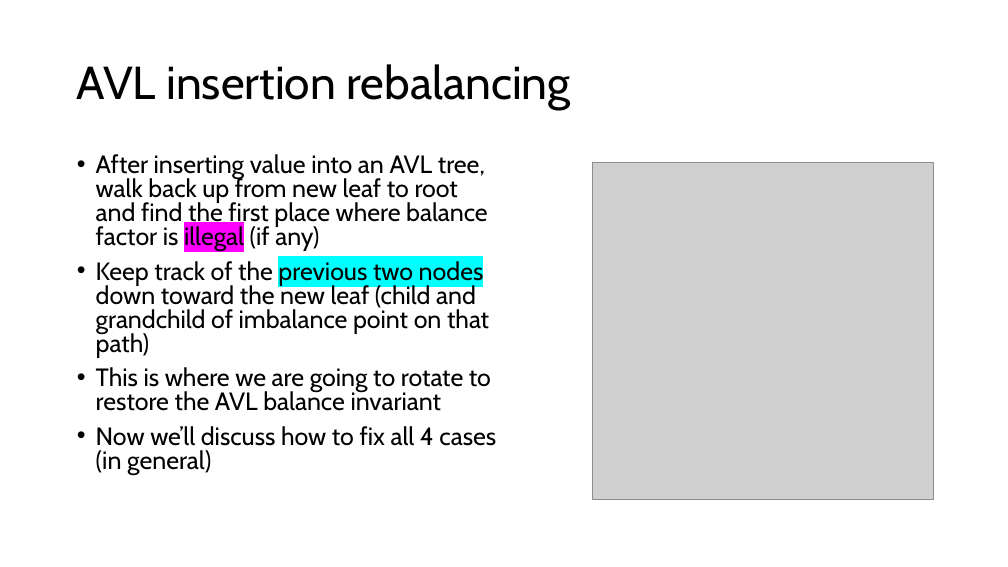
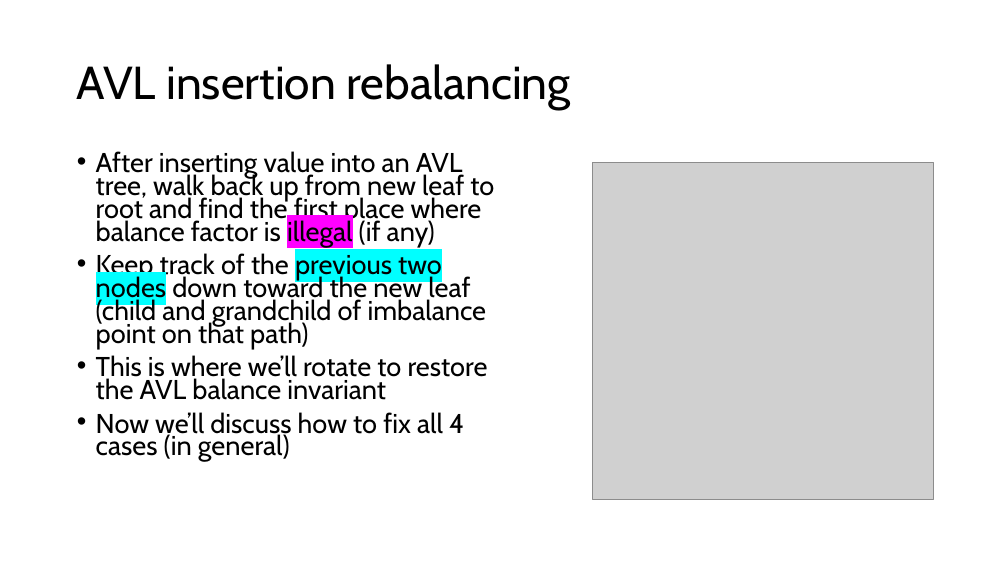
Before and after one commit to comp210ss2/comp210ss2.github.io, a slide deck: slide 18 of slides/L14_15.pptx. Drawn at 1008x567 pixels with LibreOffice and Linux fonts; fonts in the diff are those of the drawing; grey boxes stand for pictures. Boxes give left, top, right and bottom in pixels: in the first picture for what was removed or moved away, otherwise in the second. Text is boxed around its words. In the diff, an @@ line names an element or a change of style, - is before the commit and + after.

```diff
--- a/slides/L14_15.pptx
+++ b/slides/L14_15.pptx
@@ text at box(96, 151, 494, 462): size 23.8 to 25.9 pt in "After inserting value into an AVL tree, ...", "Keep track of the previous two nodes ...", "Now we’ll discuss how to fix all ..."; line spacing 0.8 to 0.7 @@
@@ text at box(96, 355, 488, 400): text changed; size 23.8 to 25.9 pt @@
-• This is where we are going to rotate to restore the AVL balance invariant
+• This is where we’ll rotate to restore the AVL balance invariant
```
Also in this commit, not shown: 12 other slides changed, 9 slides added, 2 other files.
